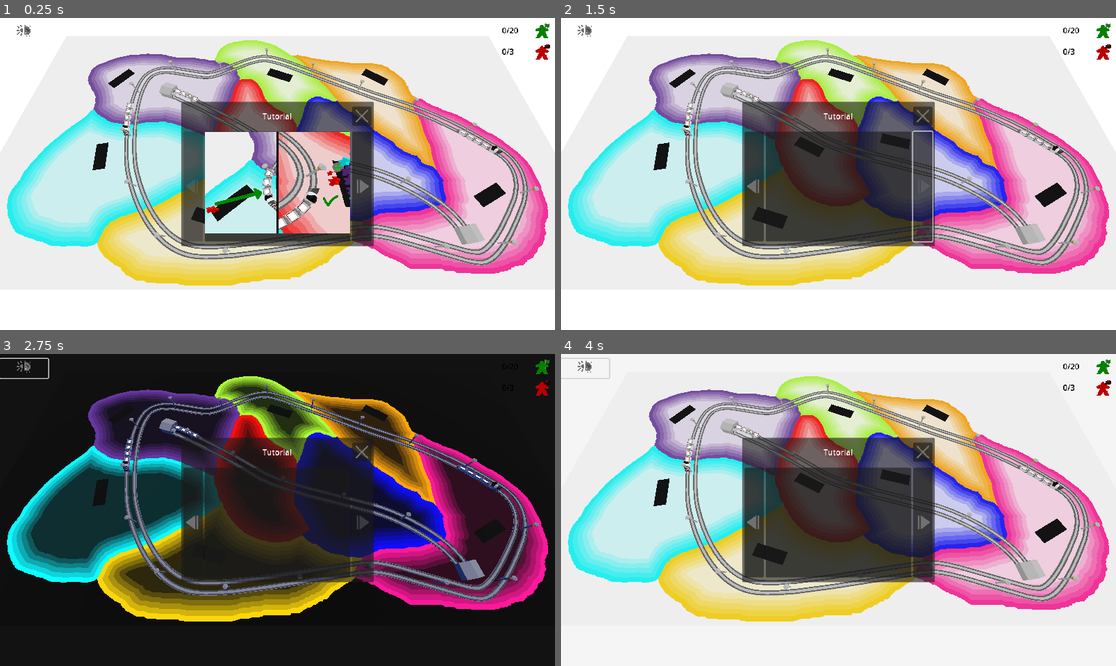
Above: before the commit, frames 1-4 (two rows, left to right).
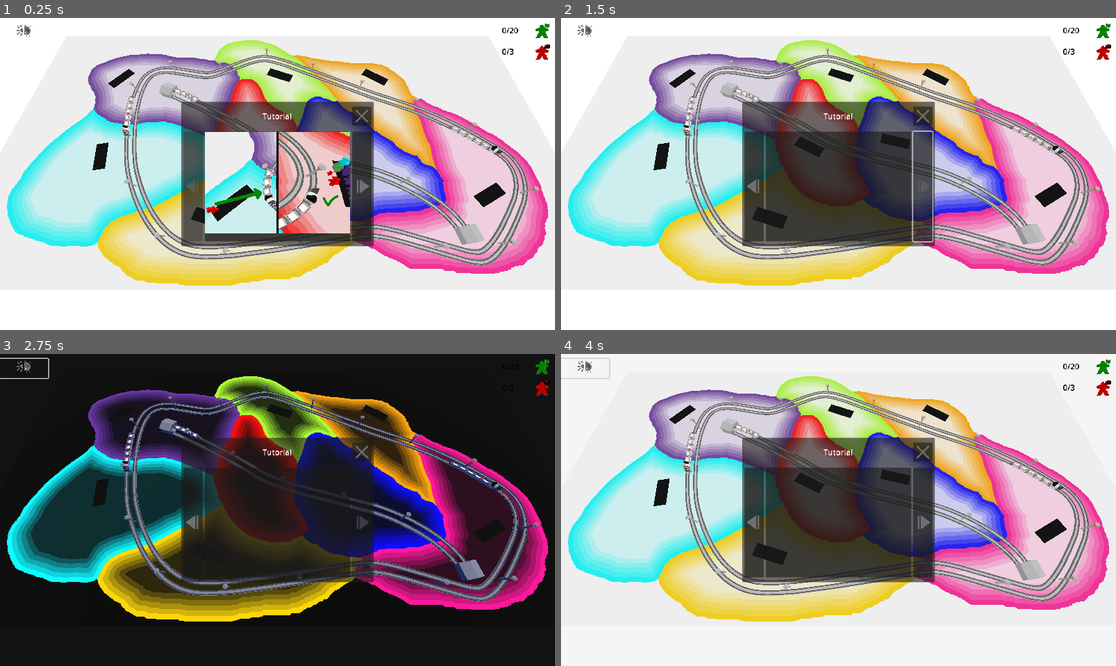
Above: after the commit, the same moments.

Repository: squirrelsoftcompany/LD54
Game: Godot game, scene res://_scenes/levels/level_5.tscn
Same seed, same stepped clock (60 frames per second), same inputs: the game is played once before the commit and once after it. This scene is started directly instead of the project's main scene.
Inputs (mouse positions are in pixels of both pictures, inside the frame that each line leads up to):
- Up to frame 1 (0.25 s): no input
- Up to frame 2 (1.5 s): click (921, 186) at 0.5 s; click (921, 186) at 1.25 s
- Up to frame 3 (2.75 s): click (22, 369) at 2 s
- Up to frame 4 (4 s): click (755, 522) at 2.75 s; click (583, 369) at 3.5 s

The runs differ from the first frame. In frame 1, less than 0.1% of the frame differs, in the area x 23-83%, y 24-37%; in frame 2, less than 0.1%; in frame 3, less than 0.1%; in frame 4, less than 0.1%.

Commit message:
balance final lvls

Diff:
--- a/_scenes/levels/level_5.tscn
+++ b/_scenes/levels/level_5.tscn
@@ -43,14 +43,14 @@
 
 [node name="Train" parent="railway2" index="4" instance=ExtResource("3_mi5ij")]
 transform = Transform3D(0.698715, 0, 0.7154, 0, 1, 0, -0.7154, 0, 0.698715, 222.463, 0, 20.7418)
-wagon_count = 4
+wagon_count = 5
 backward = true
 pause_at_end = 0.0
 
 [node name="Train2" parent="railway2" index="5" instance=ExtResource("3_mi5ij")]
 transform = Transform3D(-0.981083, 0, -0.193584, 0, 1, 0, 0.193584, 0, -0.981083, -157.56, 0, -0.907547)
 progress = 502.837
-wagon_count = 4
+wagon_count = 5
 pause_at_end = 0.0
 
 [node name="CYAN" parent="." index="6" instance=ExtResource("4_43r4d")]
--- a/project.godot
+++ b/project.godot
@@ -67,7 +67,7 @@
 train/forward_h_offset=4.0
 wagon/offset=8.0
 meeple/offset=6.0
-meeple/spawn_time=8.0
+meeple/spawn_time=10.0
 dragger/dragged/offset=Vector3(0, 5, 0)
 dragger/dragged/draggable_flags=1
 dragger/dragged/droppable_flags=6
